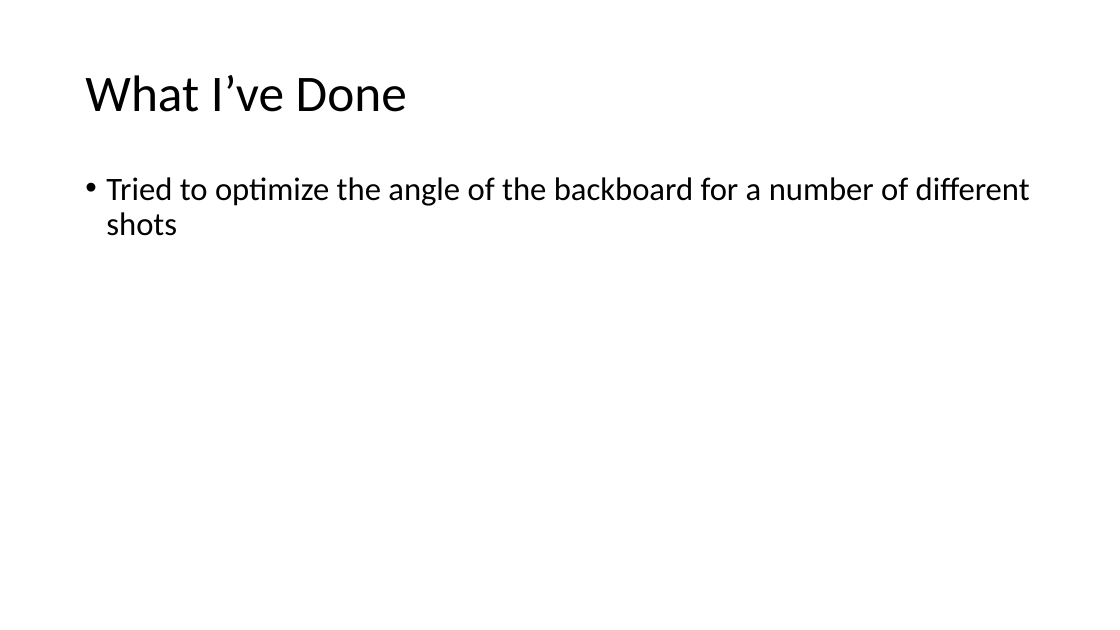
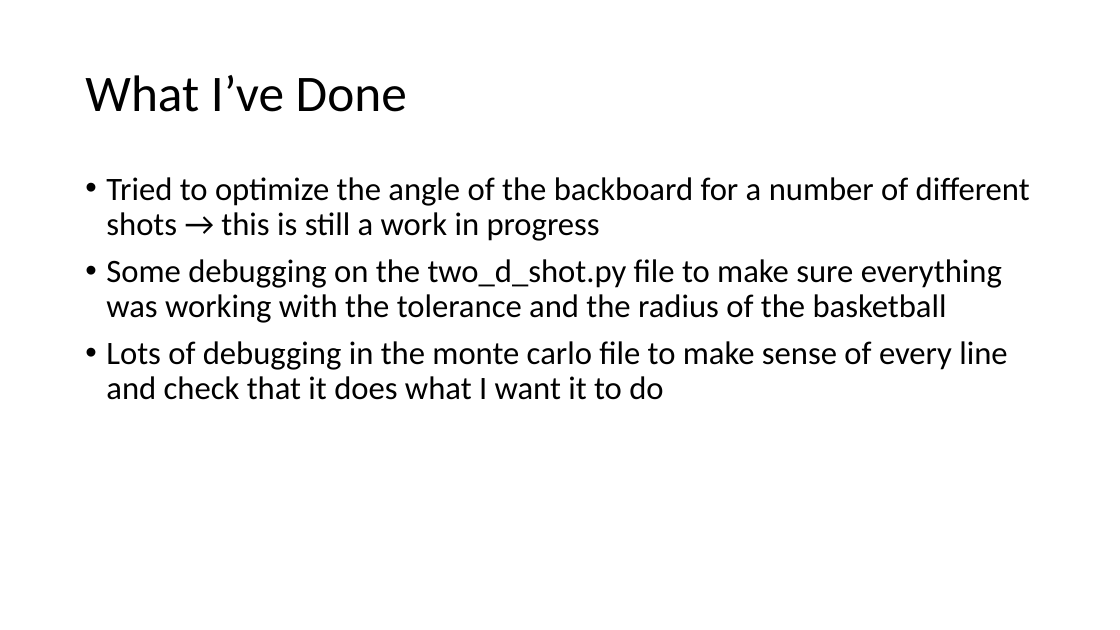
Before and after one commit to cawelch/hoop-never-misses, a slide deck: slide 2 of Weekly Presentations/Week 4.pptx. Drawn at 1120x630 pixels with LibreOffice and Linux fonts; fonts in the diff are those of the drawing. Boxes give left, top, right and bottom in pixels: in the first picture for what was removed or moved away, otherwise in the second. Text is boxed around its words. In the diff, an @@ line names an element or a change of style, - is before the commit and + after.

Commit message:
Trying to fix monte_carlo for one optimal backboard angle

```diff
--- a/Weekly Presentations/Week 4.pptx
+++ b/Weekly Presentations/Week 4.pptx
@@ text at [106, 177, 1030, 400]: text changed @@
-• Tried to optimize the angle of the backboard for a number of different shots
+• Tried to optimize the angle of the backboard for a number of different shots → this is still a work in progress
+• Some debugging on the two_d_shot.py file to make sure everything was working with the tolerance and the radius of the basketball
+• Lots of debugging in the monte carlo file to make sense of every line and check that it does what I want it to do
```
Also in this commit, not shown: 2 other slides changed, 1 slide removed, 3 other files.
